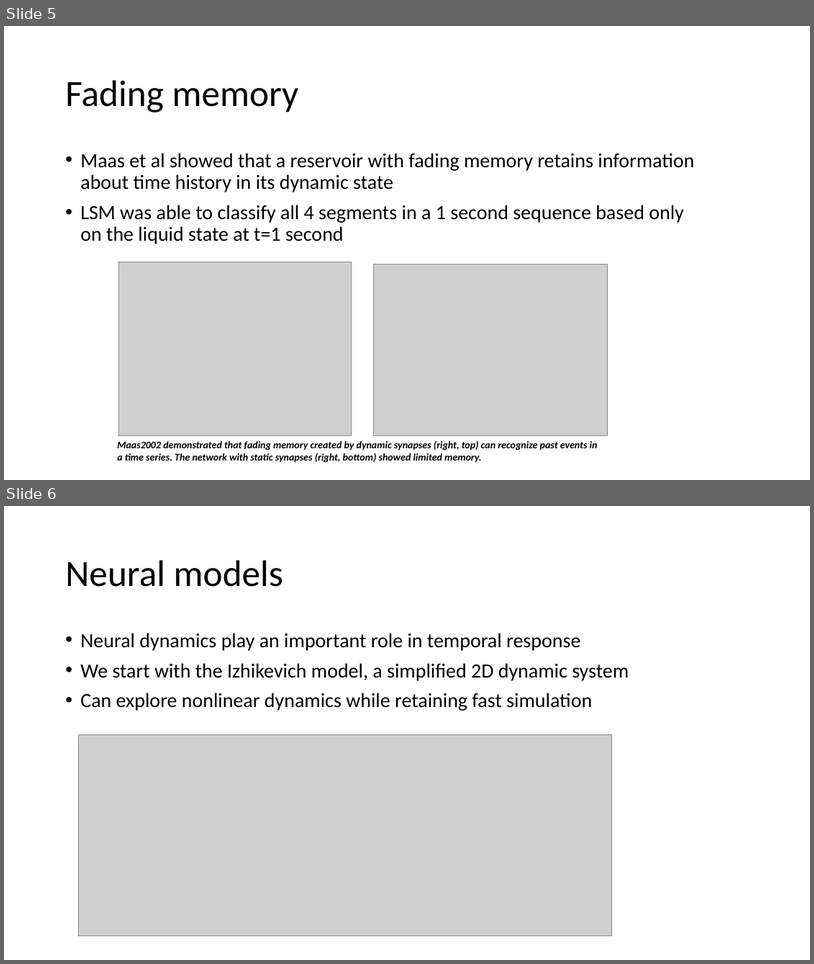
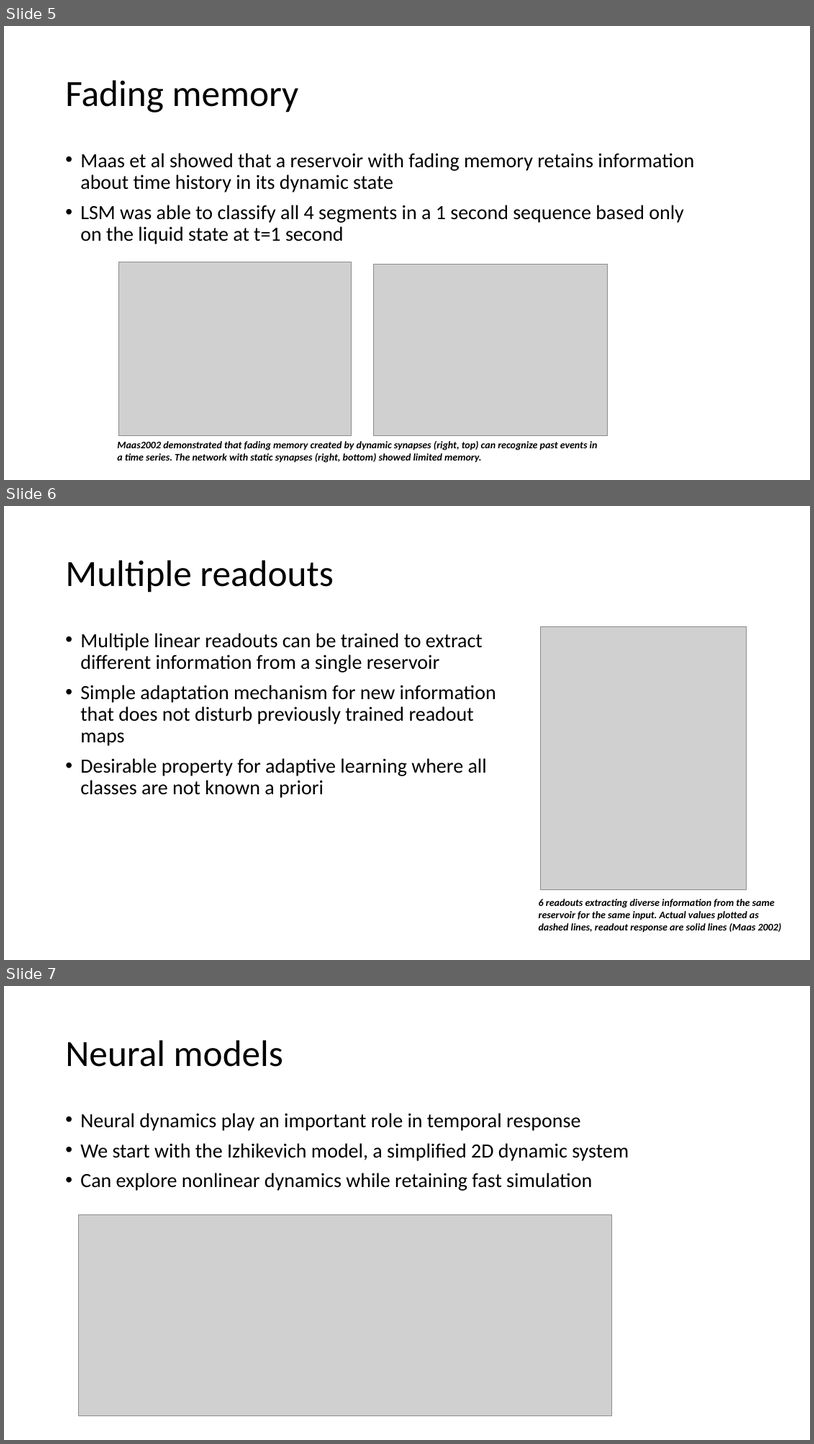
Before and after one commit to vbaker145/neuron, a slide deck: thesis/oral_qual/Oral Qual Presentation.pptx. Shown one above the other, each under a label of ours: slides 5 and 6 before the commit, slides 5, 6 and 7 after it. The pictures are 814x964 and 814x1444 pixels, drawn with LibreOffice and Linux fonts; fonts in the diff are those of the drawing; grey boxes stand for pictures; background and template pictures are left out. Boxes give left, top, right and bottom in pixels: in the first picture for what was removed or moved away, otherwise in the second. Text is boxed around its words. In the diff, an @@ line names an element or a change of style, - is before the commit and + after.

```diff
--- a/thesis/oral_qual/Oral Qual Presentation.pptx
+++ b/thesis/oral_qual/Oral Qual Presentation.pptx
@@ slide 6 added at (x1=4, y1=506, x2=810, y2=960), background #FFFFFF @@
@@ title added at (x1=65, y1=560, x2=334, y2=592), 44 pt, text #000000 @@
+Multiple readouts
@@ text added at (x1=80, y1=633, x2=496, y2=798), 24 pt, text #000000 @@
+• Multiple linear readouts can be trained to extract different information from a single reservoir
+• Simple adaptation mechanism for new information that does not disturb previously trained readout maps
+• Desirable property for adaptive learning where all classes are not known a priori
@@ picture added at (x1=540, y1=627, x2=746, y2=890) @@
@@ text added at (x1=539, y1=898, x2=782, y2=932), 12 pt, text #000000, bold, italic @@
+6 readouts extracting diverse information from the same reservoir for the same input. Actual values plotted as dashed lines, readout response are solid lines (Maas 2002)
@@ what was slide 6 is now slide 7 @@
```
Also in this commit, not shown: 1 slide changed.
